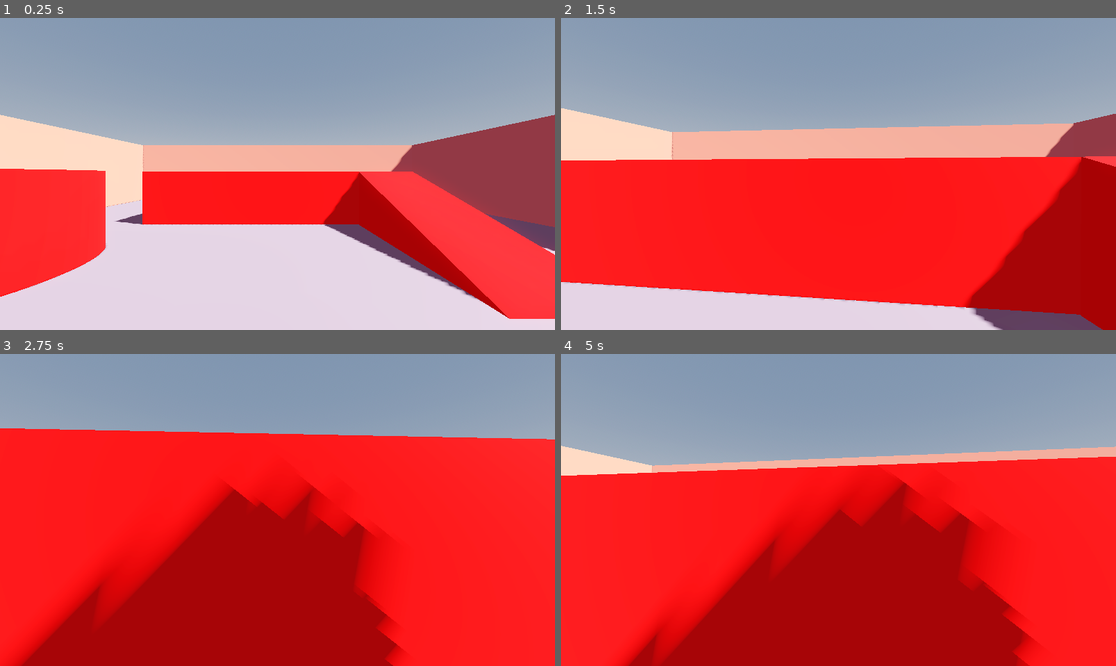
Above: before the commit, frames 1-4 (two rows, left to right).
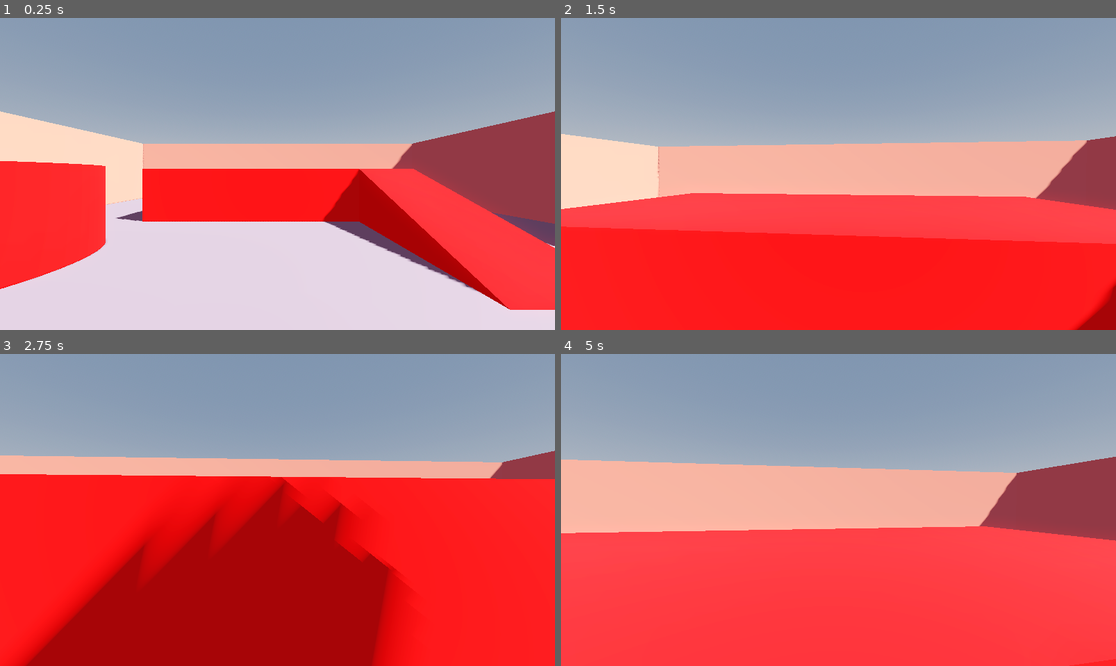
Above: after the commit, the same moments.

Repository: FastMinion/GodotFirstPersonTemplate
Game: Godot game, scene res://maps/map_dev.tscn
The game is run twice, just before and just after one commit, with the same random seed, the same clock (stepped at 60 frames per second) and the same inputs. Before the commit the project has no main scene; this scene is started directly in both runs.
Inputs (mouse positions are in pixels of both pictures, inside the frame that each line leads up to):
- Up to frame 1 (0.25 s): no input
- Up to frame 2 (1.5 s): tap Enter (ui_accept) at 0.5, 0.6 s; move the mouse to (866, 174) at 0.52 s; hold W (move_forward) from 0.53 s (still down); tap Space (jump) at 0.77, 0.8, 1.07, 1.35 s; move the mouse to (810, 174) at 1.27 s
- Up to frame 3 (2.75 s): keep holding W (move_forward); tap Space (jump) at 1.52, 1.82, 2.3 s; tap Enter (ui_accept) at 1.55, 2.1 s; move the mouse to (288, 503) at 2.02 s
- Up to frame 4 (5 s): keep holding W (move_forward); move the mouse to (832, 516) at 2.77 s; tap Enter (ui_accept) at 2.85, 4.35 s; tap Space (jump) at 3.02, 3.32, 3.6, 3.77, 4.07, 4.52, 4.82 s; move the mouse to (877, 513) at 3.52 s; tap Escape (pause, bound only after the commit) at 4.15 s; move the mouse to (794, 506) at 4.27 s

The runs differ from the first frame. In frame 1, 4.8% of the frame differs, in the area x 0-100%, y 29-97%; in frame 2, 45%; in frame 3, 19%; in frame 4, 67%, in the area x 0-100%, y 29-100%.

Commit message:
Add acceleration/deceleration to player

Diff:
--- a/player/player.gd
+++ b/player/player.gd
@@ -1,7 +1,9 @@
 extends CharacterBody3D
 
-const SPEED: float = 5.0
-const JUMP_VELOCITY: float = 4.5
+@export var JUMP_VELOCITY: float = 12.0
+@export var FRICTION: float = 5.0
+@export var ACCELERATION: float = 4.0
+@export var MAX_SPEED: float = 15.0
 
 var gravity: float = ProjectSettings.get_setting("physics/3d/default_gravity")
 
@@ -13,17 +15,32 @@
 
 
 func _unhandled_input(event: InputEvent) -> void:
-	if event is InputEventMouseMotion:
+	if event is InputEventMouseMotion and Input.get_mouse_mode() == Input.MOUSE_MODE_CAPTURED:
 		var mouse_motion: InputEventMouseMotion = event as InputEventMouseMotion
 		rotate_y(deg_to_rad(mouse_motion.relative.x * -0.1))
 		head.rotate_x(deg_to_rad(mouse_motion.relative.y * -0.1))
 
 
+func _input(event):
+	if event.is_action_pressed("pause"):
+		var new_mouse_mode: int = (
+			Input.MOUSE_MODE_CAPTURED
+			if Input.get_mouse_mode() == Input.MOUSE_MODE_VISIBLE
+			else Input.MOUSE_MODE_VISIBLE
+		)
+		Input.set_mouse_mode(new_mouse_mode)
+
+
 func _physics_process(delta: float) -> void:
+	if Input.get_mouse_mode() != Input.MOUSE_MODE_CAPTURED:
+		return
+
+
+
 	if not is_on_floor():
 		velocity.y -= gravity * delta
 
-	if Input.is_action_just_pressed("ui_accept") and is_on_floor():
+	if Input.is_action_just_pressed("jump") and is_on_floor():
 		velocity.y = JUMP_VELOCITY
 
 	var input_dir: Vector2 = Input.get_vector(
@@ -32,7 +49,13 @@
 
 	var direction: Vector3 = (transform.basis * Vector3(input_dir.x, 0, input_dir.y)).normalized()
 
-	velocity.x = direction.x * SPEED
-	velocity.z = direction.z * SPEED
+	var target_velocity: Vector3 = direction * MAX_SPEED
+	var velocity_change: Vector3 = target_velocity - velocity
+	velocity_change.y = 0
+
+	var impulse: Vector3 = velocity_change * ACCELERATION * delta
+	velocity += impulse
+
+	velocity = velocity.lerp(Vector3.ZERO, FRICTION * delta)
 
 	move_and_slide()
--- a/project.godot
+++ b/project.godot
@@ -11,7 +11,8 @@
 [application]
 
 config/name="First Person Game Template"
-config/features=PackedStringArray("4.2", "Forward Plus")
+run/main_scene="res://maps/map_dev.tscn"
+config/features=PackedStringArray("4.0", "Forward Plus")
 config/icon="res://icon.svg"
 
 [input]
@@ -46,6 +47,16 @@
 , Object(InputEventJoypadButton,"resource_local_to_scene":false,"resource_name":"","device":-1,"button_index":0,"pressure":0.0,"pressed":false,"script":null)
 ]
 }
+pause={
+"deadzone": 0.5,
+"events": [Object(InputEventKey,"resource_local_to_scene":false,"resource_name":"","device":-1,"window_id":0,"alt_pressed":false,"shift_pressed":false,"ctrl_pressed":false,"meta_pressed":false,"pressed":false,"keycode":0,"physical_keycode":4194305,"key_label":0,"unicode":0,"echo":false,"script":null)
+, Object(InputEventJoypadButton,"resource_local_to_scene":false,"resource_name":"","device":-1,"button_index":6,"pressure":0.0,"pressed":false,"script":null)
+]
+}
+
+[physics]
+
+3d/default_gravity=40.0
 
 [rendering]
 
Not shown: 1 places in maps/map_dev.tscn that only renumber resources
